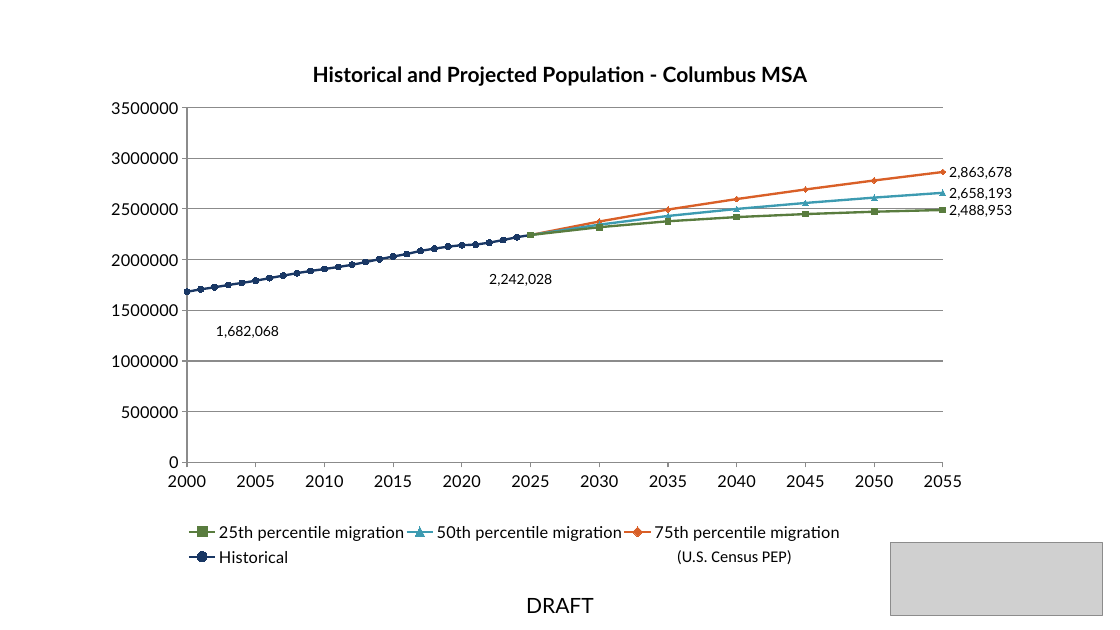
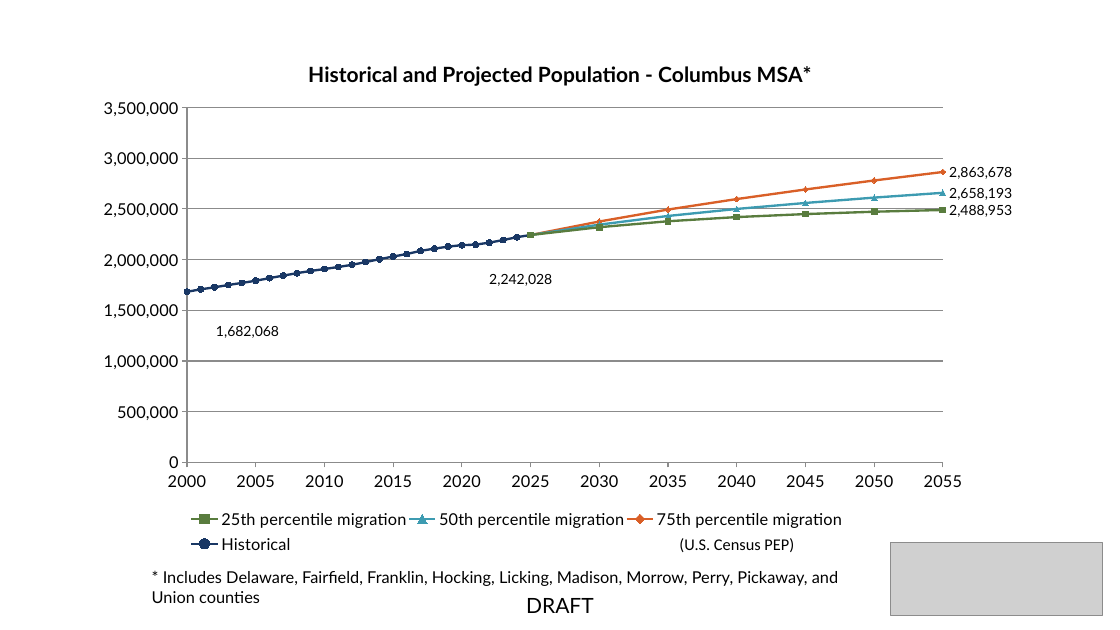
Before and after one commit to morpc/morpc-county-controls, a slide deck: slide 62 of deliverables/MORPC County Projections.pptx. Drawn at 1120x630 pixels with LibreOffice and Linux fonts; fonts in the diff are those of the drawing; grey boxes stand for pictures. Boxes give left, top, right and bottom in pixels: in the first picture for what was removed or moved away, otherwise in the second. Text is boxed around its words. In the diff, an @@ line names an element or a change of style, - is before the commit and + after.

Commit message:
Define county-based regions in slides.  Add comma separators to y-axis labels on charts.

```diff
--- a/deliverables/MORPC County Projections.pptx
+++ b/deliverables/MORPC County Projections.pptx
@@ scatter lines chart at [56,42,1065,588] @@
@@ title "Historical and Projected Population - Columbus MSA" to "Historical and Projected Population - Columbus MSA*" @@
@@ value axis changed @@
@@ text "(U.S. Census PEP)": place and size @@
-text "(U.S. Census PEP)" at [677,550,792,564]
+text "(U.S. Census PEP)" at [679,538,794,552]
@@ text added at [152,571,838,603], 14 pt, text #000000 @@
+* Includes Delaware, Fairfield, Franklin, Hocking, Licking, Madison, Morrow, Perry, Pickaway, and Union counties
```
Also in this commit, not shown: 43 other slides changed, 1 other file.
